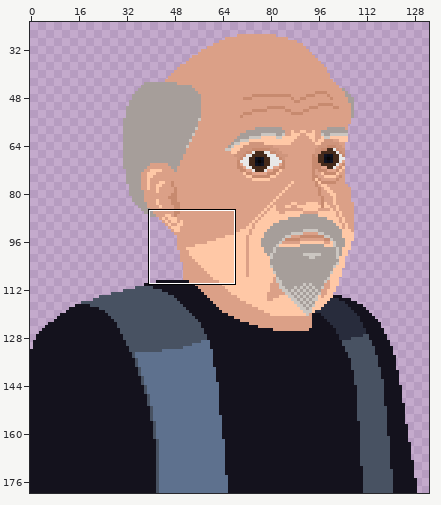
Edited in one commit: pixel-art file (sprites/characters/pastor.aseprite). Above, an overview of the earlier version with the close-up marked.
Close-up. As it was:
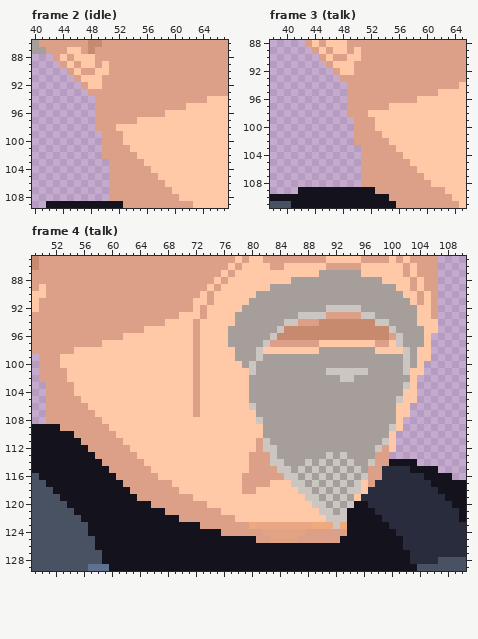
320x180 pixels, 4 frames. Colours within 5 levels of each other are drawn and written as one. Shown: frame 2 (idle): x 40..67, y 86..109; frame 3 (talk): x 38..65, y 88..111; frame 4 (talk): x 49..110, y 85..129. The wide view leaves out empty margins.
After the commit:
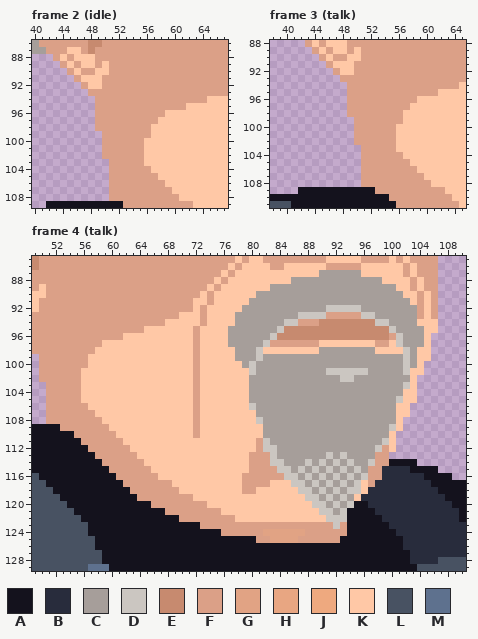
Palette (. is transparent): A #14121d  B #282c3c  C #a69e9a  D #cbc6c1  E #c78a6f  F #dba087  G #e1a384  H #e8a682  J #eea97f  K #ffc8a6  L #485262  M #5e718e
Edits made:
Frame 2 (idle), layer "shadows":
Colour K gives way to colour F in row 97 at x 55 to 57; in row 98 at x 52 to 56; in row 99 at x 53 to 56; in row 100 at x 53 to 55; in row 101 at x 54 to 55; in row 102 at x 55.
Frame 3 (talk), layer "shadows": the same change as frame 2 (idle)
Frame 4 (talk), layers "shadows", "head/Layer 4":
Colour H gives way to colour F in row 123 at x 81 to 88.
Colour J gives way to colour F in row 123 at x 80, 89 to 91 and 93.
Colour K gives way to colour F in rows 92 to 93 at x 104; in row 94 at x 73; in row 98 at x 55 to 57; in rows 99 to 100 at x 53 to 56; in rows 101 to 102 at x 54 to 55; in rows 103 to 104 at x 55.
Colour K gives way to colour F in rows 108 to 110 at x 72.
Colour F gives way to colour K in row 94 at x 72.
